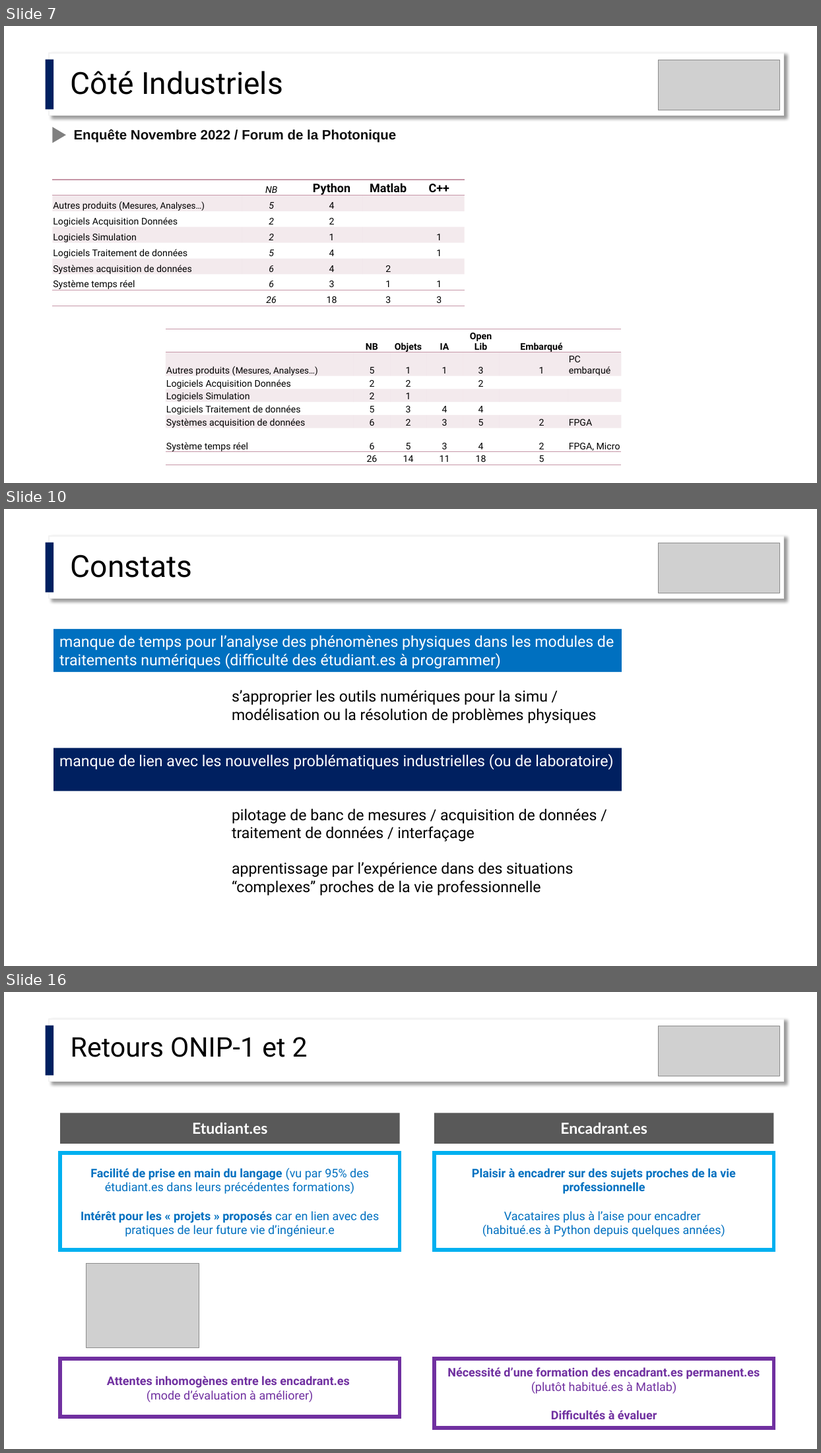
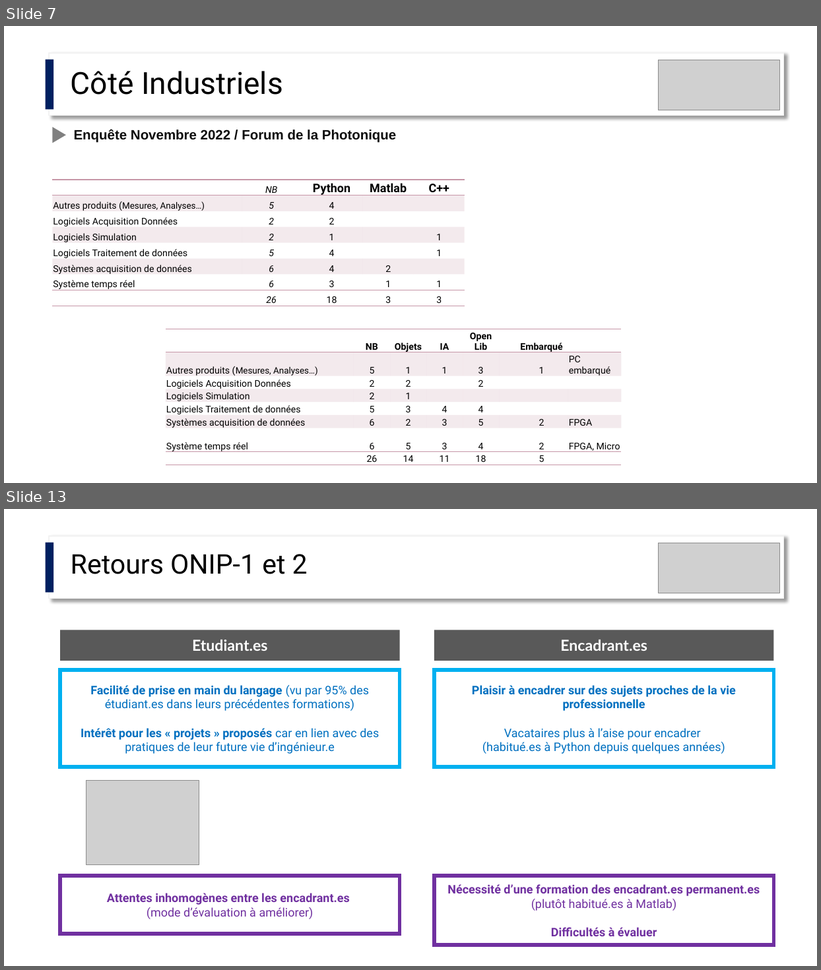
Before and after one commit to jvillemejane/jvillemejane, a slide deck: Presentations/2024_COPERF_Informatique.pptx. Shown one above the other, each under a label of ours: slides 7, 10 and 16 before the commit, slides 7 and 13 after it; the slides between them are not shown. The pictures are 821x1453 and 821x970 pixels, drawn with LibreOffice and Linux fonts; fonts in the diff are those of the drawing; grey boxes stand for pictures. Boxes give left, top, right and bottom in pixels: in the first picture for what was removed or moved away, otherwise in the second. Text is boxed around its words. In the diff, an @@ line names an element or a change of style, - is before the commit and + after.

```diff
--- a/Presentations/2024_COPERF_Informatique.pptx
+++ b/Presentations/2024_COPERF_Informatique.pptx
@@ slide 10 removed at (4,509,817,966), background #FFFFFF @@
@@ rectangle removed at (46,543,54,593) @@
@@ rectangle removed at (49,536,784,599) @@
@@ picture removed at (659,543,781,593) @@
@@ text removed at (71,555,193,578) @@
-Constats
@@ rectangle removed at (54,629,622,673) @@
-manque de temps pour l’analyse des phénomènes physiques dans les modules de traitements numériques (difficulté des étudiant.es à programmer)
@@ text removed at (232,690,596,723) @@
-s’approprier les outils numériques pour la simu / modélisation ou la résolution de problèmes physiques
@@ rectangle removed at (54,748,622,791) @@
-manque de lien avec les nouvelles problématiques industrielles (ou de laboratoire)
@@ text removed at (232,809,597,842) @@
-pilotage de banc de mesures / acquisition de données / traitement de données / interfaçage
@@ text removed at (232,862,573,896) @@
-apprentissage par l’expérience dans des situations “complexes” proches de la vie professionnelle
@@ what was slide 16 is now slide 13 @@
```
Also in this commit, not shown: 9 slides changed, 1 slide added, 3 other slides removed, 1 other file.
